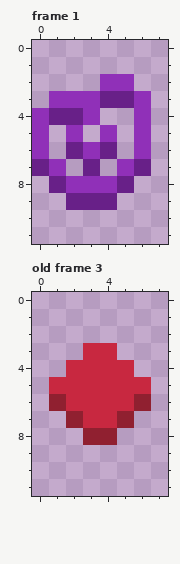
Pixel-art file: aseprite/CandyIcons.aseprite. Above is the file before it was changed.
8x12 pixels, 13 frames. Shown: frame 1, old frame 3. The commit also changed other frames, which this record leaves out.
Now the later version:
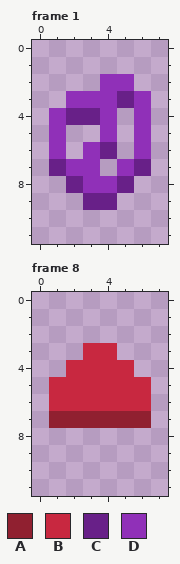
Palette (. is transparent): A #902030  B #c82840  C #682088  D #9030b8
A new or re-ordered frame is compared with the old frame closest to it.
From old to new:
{"change": "frames 13 -> 37"}
{"where": "frame 1"}
{"frame":1,"y":3,"x":1,"old":"D","new":"."}
{"frame":1,"y":3,"x":4,"old":"C","new":"D"}
{"frame":1,"y":4,"x":0,"old":"DC","new":".D"}
{"frame":1,"y":4,"x":3,"old":"D.","new":"CD"}
{"frame":1,"y":5,"x":0,"old":"D.D","new":".D."}
{"frame":1,"y":6,"x":0,"old":"D.C","new":".D."}
{"frame":1,"y":7,"x":0,"old":"CD.C","new":".CDD"}
{"frame":1,"y":8,"x":1,"old":"CD","new":".C"}
{"frame":1,"y":9,"x":2,"old":"C","new":"."}
{"where": "frame 8 is new; against old frame 3"}
{"frame":8,"y":6,"x":1,"old":"A","new":"B"}
{"frame":8,"y":6,"x":6,"old":"A","new":"B"}
{"frame":8,"y":7,"x":1,"old":".","new":"A"}
{"frame":8,"y":7,"x":3,"old":"BB","new":"AA"}
{"frame":8,"y":7,"x":6,"old":".","new":"A"}
{"frame":8,"y":8,"x":3,"old":"AA","new":".."}
{"label":"changed","picture_box":[32,91,117,210]}
{"label":"changed","picture_box":[49,394,151,445]}
